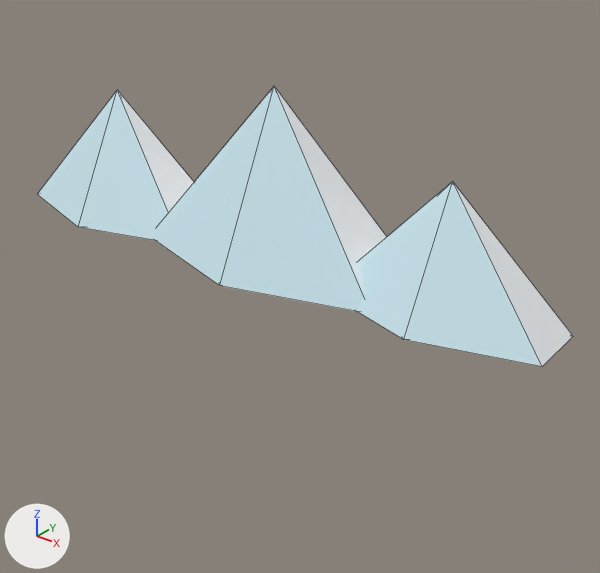
One commit to the glTF model assets/models/environment/iceberg_bg.glb: the scene before it, then after it.
One viewpoint serves both versions: a camera (50 mm lens) standing at (15.95, -16.98, 9.86) and looking at (1.87, 0.63, -1.06). The lights are fixed; the arrows at lower left show +X, +Y and +Z. The older version comes first. Mesh edges are drawn as thin lines. Vertices at exactly the same position are counted once.

Names of what the first picture shows: 'iceberg_bg'.
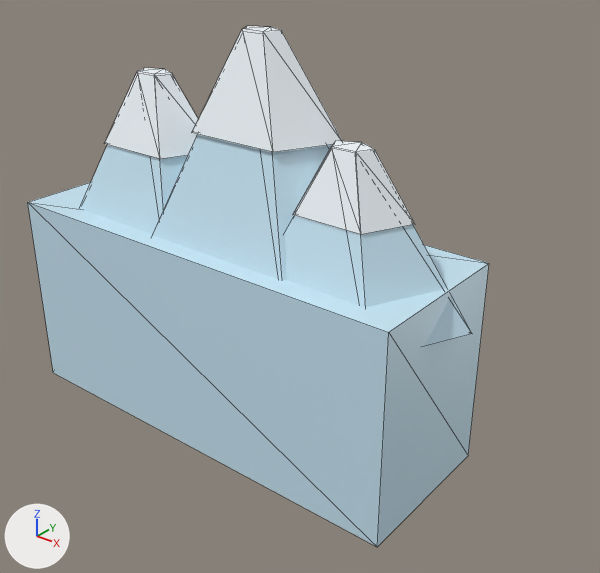
Location of each change, (x1, y1, x2, y2) in pixels of the pictures (600 x 573 px):
'iceberg_bg', reshaped, moved (14% narrower, 85% taller): before (37, 86, 573, 367); after (28, 26, 489, 547)
part 1 of me_cone, added (blue): after (28, 182, 489, 547)
part 2 of me_cone, added (blue): after (80, 145, 188, 234)
part 3 of me_cone, added (blue): after (153, 134, 332, 281)
part 4 of me_cone, added (blue): after (285, 216, 472, 346)
part 5 of me_cone, added: after (104, 68, 198, 159)
part 6 of me_cone, added: after (192, 26, 342, 152)
part 7 of me_cone, added: after (293, 141, 415, 235)
part 8 of me_cone, deleted: before (37, 90, 194, 240)
part 9 of me_cone, deleted: before (357, 182, 573, 367)
part 10 of me_cone, deleted: before (155, 86, 387, 311)

The change, as a diff of the scene's bpy script:
```diff
--- a/assets/models/environment/iceberg_bg.glb.py
+++ b/assets/models/environment/iceberg_bg.glb.py
@@ mat_mat_ice @@
+mat_mat_ice = principled_material('mat_ice')
+mat_mat_ice.base_color = (0.586, 0.797, 0.916)  # blue #c9e7f5
+mat_mat_ice.roughness = 0.35
@@ mat_mat_snow @@
+mat_mat_snow = principled_material('mat_snow')
+mat_mat_snow.base_color = (0.875, 0.932, 0.974)  # white #f0f7fc
+mat_mat_snow.roughness = 0.75
@@ me_cone @@
 # used by ob_iceberg_bg; location = (-5.0, 0.0, 2.0)
-me_cone.from_pydata(...)  # 21 vertices, 30 faces; spans x -3.6..15.1, y -2.4..2.4, z -2.0..3.0
-me_cone.materials.append(mat_mat_ice_bg)  # pale blue #cfebf4
-me_cone.materials.append(mat_mat_snow_bg)  # white #f6f9fc
+me_cone.from_pydata(...)  # 68 vertices, 108 faces; spans x -7.2..7.6, y -2.5..3.5, z -6.0..6.4
+# me_cone part 1: a new loose piece, a box spanning x -7.0..7.0, y -2.5..2.5, z -6.0..0.5, in mat_mat_ice (blue #c9e7f5)
+# me_cone part 2: a new loose piece, a 5-sided cut cone along z (radius 4.2 by 2.8 at the low end, 0.6 by 0.4 at the high end) spanning x -7.2..0.8, y -2.3..2.8, z -0.8..4.7, in mat_mat_ice (blue #c9e7f5)
+# me_cone part 3: a new loose piece, a 5-sided cut cone along z (radius 5.0 by 3.2 at the low end, 0.6 by 0.4 at the high end) spanning x -4.0..5.6, y -2.3..3.5, z -0.7..6.3, in mat_mat_ice (blue #c9e7f5)
+# me_cone part 4: a new loose piece, a 5-sided cut cone along z (radius 3.6 by 2.5 at the low end, 0.6 by 0.4 at the high end) spanning x 0.8..7.6, y -2.2..2.3, z -0.7..3.8, in mat_mat_ice (blue #c9e7f5)
+# me_cone part 5: a new loose piece, a 5-sided cut cone along z (radius 2.1 by 1.4 at the low end, 0.6 by 0.4 at the high end) spanning x -5.2..-1.2, y -1.2..1.4, z 2.6..4.8, in mat_mat_snow (white #f0f7fc)
+# me_cone part 6: a new loose piece, a 5-sided cut cone along z (radius 2.5 by 1.6 at the low end, 0.6 by 0.4 at the high end) spanning x -1.6..3.2, y -1.0..1.9, z 3.6..6.4, in mat_mat_snow (white #f0f7fc)
+# me_cone part 7: a new loose piece, a 5-sided cut cone along z (radius 1.8 by 1.3 at the low end, 0.6 by 0.4 at the high end) spanning x 2.5..5.9, y -1.2..1.1, z 2.1..3.9, in mat_mat_snow (white #f0f7fc)
+# me_cone part 8: the loose piece of 7 vertices spanning x -3.6..3.6, y -2.1..2.1, z -2.0..2.0 is deleted
+# me_cone part 9: the loose piece of 7 vertices spanning x 8.9..15.1, y -1.8..1.8, z -2.0..1.5 is deleted
+# me_cone part 10: the loose piece of 7 vertices spanning x 2.3..10.7, y -2.4..2.4, z -2.0..3.0 is deleted
+me_cone.materials.append(mat_mat_ice)  # blue #c9e7f5
+me_cone.materials.append(mat_mat_snow)  # white #f0f7fc
@@ ob_iceberg_bg @@
 ob_iceberg_bg = bpy.data.objects.new('iceberg_bg', me_cone)
-ob_iceberg_bg.location = (-5.0, 0.0, 2.0)
+ob_iceberg_bg.location = (0.0, 0.0, 0.0)
```
